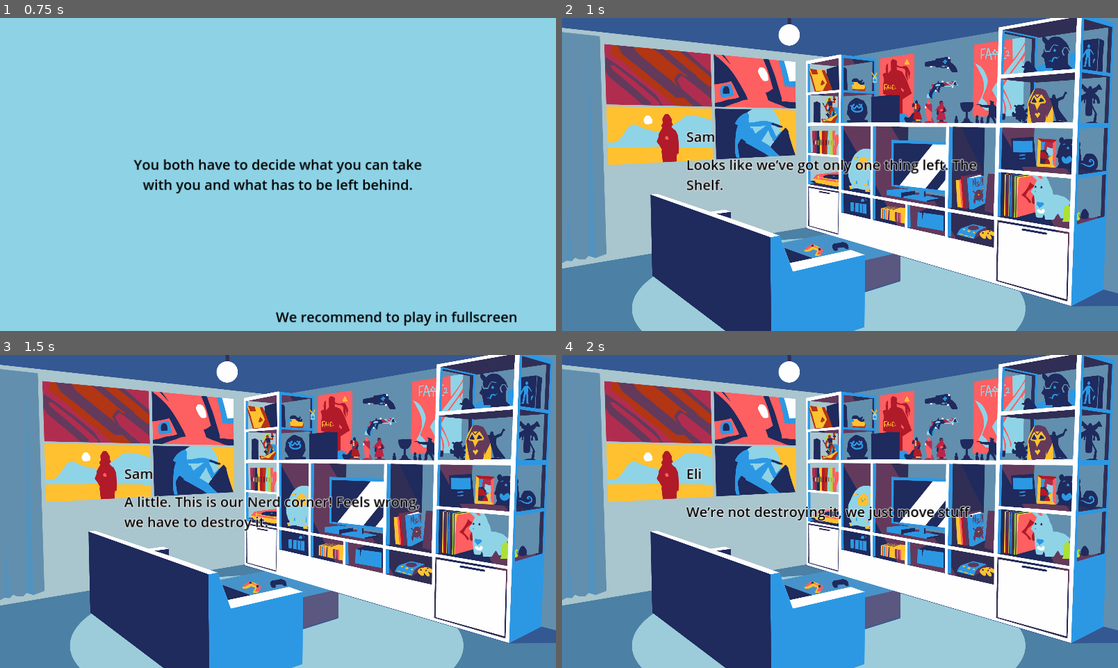
Above: before the commit, frames 1-4 (two rows, left to right).
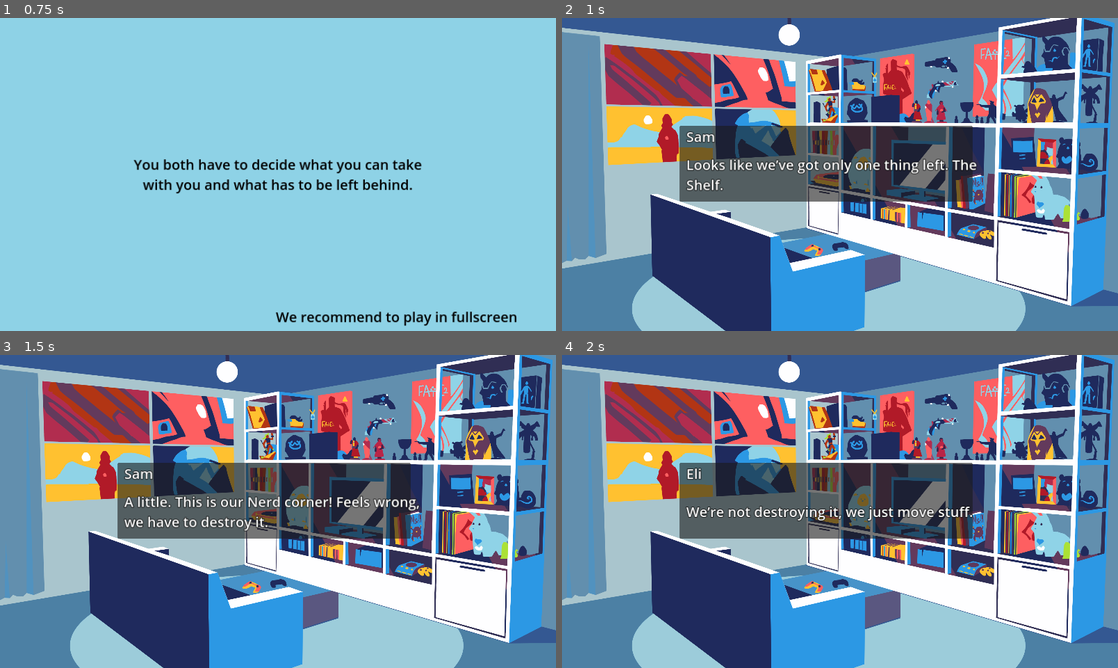
Above: after the commit, the same moments.

Repository: milana-94888u/by-the-shelf
Game: Godot game, scene res://src/scenes/ui/game_start_screen/game_start_screen.tscn
The game is run twice, just before and just after one commit, with the same random seed, the same clock (stepped at 60 frames per second) and the same inputs.
Inputs (mouse positions are in pixels of both pictures, inside the frame that each line leads up to):
- Up to frame 1 (0.75 s): tap Enter (ui_accept) at 0.5 s; move the mouse to (400, 158) at 0.52 s; click (400, 158) at 0.67 s
- Up to frame 2 (1 s): tap Enter (ui_accept) at 0.77 s
- Up to frame 3 (1.5 s): tap Enter (ui_accept) at 1.25 s; move the mouse to (166, 527) at 1.27 s; click (166, 527) at 1.42 s
- Up to frame 4 (2 s): tap Enter (ui_accept) at 1.52 s

Frame 1 is identical in both runs. In frame 2, 13% of the frame differs, in the area x 21-75%, y 34-59%; in frame 3, 13%; in frame 4, 13%, in the area x 21-74%, y 34-59%.

Commit message:
few game polishes

Diff:
--- a/src/scenes/items/item.gd
+++ b/src/scenes/items/item.gd
@@ -54,4 +54,6 @@
 	sprite.visible = not is_item_taken
 	ItemsSelectionManager.remove_active_item(self)
 	RelationshipManager.unregister_item(self)
-	dialog.hide()
+	var tween := get_tree().create_tween()
+	tween.tween_property(dialog, "modulate", Color.TRANSPARENT, 0.15)
+	tween.tween_callback(dialog.hide)
--- a/src/scenes/ui/dialog/dialog.gd
+++ b/src/scenes/ui/dialog/dialog.gd
@@ -41,6 +41,7 @@
 
 func show_dialog(dialog: ItemDialog, item_data: ItemData) -> void:
 	show()
+	modulate = Color.WHITE
 	dialog_stack.push_back(DialogLinesRow.new(dialog.lines))
 	item_name_label.text = item_data.item_name
 	if item_data.item_closeup_texture:
--- a/src/scenes/ui/dialog/dialog.tscn
+++ b/src/scenes/ui/dialog/dialog.tscn
@@ -40,7 +40,7 @@
 size_flags_vertical = 8
 
 [node name="DialogPanel" type="Panel" parent="HSplitContainer/DialogSide/DialogBox"]
-custom_minimum_size = Vector2(0, 460)
+custom_minimum_size = Vector2(0, 480)
 layout_mode = 2
 mouse_filter = 1
 
--- a/src/scenes/ui/game_end_screen/game_end_screen.gd
+++ b/src/scenes/ui/game_end_screen/game_end_screen.gd
@@ -4,6 +4,13 @@
 @export var start_scene: PackedScene
 
 
+func _ready() -> void:
+	if RelationshipManager.relationship > 0:
+		$VBoxContainer/Label.text = "You managed the changes well.\nYou still talk frequently and are good friends."
+	else:
+		$VBoxContainer/Label.text = "You managed the changes poorly.\nYou still talk sometimes, but it feels like something changed."
+
+
 func _on_restart_button_pressed() -> void:
 	RelationshipManager.relationship = 0.0
 	get_tree().change_scene_to_packed(start_scene)
--- a/src/scenes/ui/game_end_screen/game_end_screen.tscn
+++ b/src/scenes/ui/game_end_screen/game_end_screen.tscn
@@ -5,7 +5,7 @@
 
 [sub_resource type="Theme" id="Theme_if0r7"]
 default_font_size = 64
-Label/colors/font_outline_color = Color(0.219608, 0.219608, 0.219608, 1)
+Label/colors/font_outline_color = Color(0, 0, 0, 1)
 Label/constants/outline_size = 10
 
 [node name="GameEndScreen" type="Control"]
@@ -29,6 +29,7 @@
 color = Color(0.556863, 0.823529, 0.901961, 1)
 
 [node name="VBoxContainer" type="VBoxContainer" parent="."]
+custom_minimum_size = Vector2(0, 600)
 layout_mode = 1
 anchors_preset = 8
 anchor_left = 0.5
@@ -41,14 +42,35 @@
 offset_bottom = 95.5
 grow_horizontal = 2
 grow_vertical = 2
+alignment = 1
 
 [node name="Label" type="Label" parent="VBoxContainer"]
+custom_minimum_size = Vector2(1900, 0)
 layout_mode = 2
-text = "The game finished"
+size_flags_vertical = 0
+text = "You managed the changes poorly.
+You still talk sometimes, but it feels like something changed."
+horizontal_alignment = 1
 
-[node name="RestartButton" type="Button" parent="VBoxContainer"]
+[node name="Control" type="Control" parent="VBoxContainer"]
 layout_mode = 2
+size_flags_vertical = 3
+
+[node name="RestartButton" type="Button" parent="VBoxContainer/Control"]
+layout_mode = 1
+anchors_preset = 7
+anchor_left = 0.5
+anchor_top = 1.0
+anchor_right = 0.5
+anchor_bottom = 1.0
+offset_left = -116.0
+offset_top = -96.0
+offset_right = 116.0
+grow_horizontal = 2
+grow_vertical = 0
+size_flags_horizontal = 4
+size_flags_vertical = 0
 mouse_default_cursor_shape = 2
 text = "Restart"
 
-[connection signal="pressed" from="VBoxContainer/RestartButton" to="." method="_on_restart_button_pressed"]
+[connection signal="pressed" from="VBoxContainer/Control/RestartButton" to="." method="_on_restart_button_pressed"]
--- a/src/scenes/ui/intro/intro.tscn
+++ b/src/scenes/ui/intro/intro.tscn
@@ -9,21 +9,12 @@
 content_margin_left = 12.0
 content_margin_right = 12.0
 
-[sub_resource type="StyleBoxFlat" id="StyleBoxFlat_w02rq"]
-bg_color = Color(0.6, 0.6, 0.6, 0)
-border_width_left = 20
-border_width_top = 20
-border_width_right = 20
-border_width_bottom = 20
-border_color = Color(0, 0, 0, 1)
-
 [sub_resource type="Theme" id="Theme_4uypa"]
 default_font_size = 64
-Label/colors/font_color = Color(0, 0, 0, 1)
-Label/colors/font_outline_color = Color(1, 1, 1, 1)
+Label/colors/font_color = Color(1, 1, 1, 1)
+Label/colors/font_outline_color = Color(0, 0, 0, 1)
 Label/constants/outline_size = 10
 Label/styles/normal = SubResource("StyleBoxEmpty_0s35v")
-Panel/styles/panel = SubResource("StyleBoxFlat_w02rq")
 
 [sub_resource type="Resource" id="Resource_sc2r6"]
 script = ExtResource("2_acxdw")
@@ -71,6 +62,13 @@
 grow_vertical = 2
 texture = ExtResource("4_ceqah")
 
+[node name="Panel" type="Panel" parent="."]
+layout_mode = 0
+offset_left = 542.0
+offset_top = 497.0
+offset_right = 1890.0
+offset_bottom = 844.0
+
 [node name="LineLabel" type="Label" parent="."]
 custom_minimum_size = Vector2(1440, 0)
 layout_mode = 1
--- a/src/scenes/ui/outro/bad_outro.tscn
+++ b/src/scenes/ui/outro/bad_outro.tscn
@@ -8,10 +8,10 @@
 [node name="Background" parent="." index="0"]
 texture = ExtResource("2_q0mwn")
 
-[node name="LineLabel" parent="." index="1"]
+[node name="LineLabel" parent="." index="2"]
 offset_left = 1200.0
 offset_right = 2200.0
 
-[node name="SaidByLabel" parent="." index="2"]
+[node name="SaidByLabel" parent="." index="3"]
 offset_left = 1200.0
 offset_right = 2200.0
--- a/src/scenes/ui/outro/good_outro.tscn
+++ b/src/scenes/ui/outro/good_outro.tscn
@@ -52,7 +52,10 @@
 [node name="Background" parent="." index="0"]
 texture = ExtResource("2_rkw0c")
 
-[node name="LineLabel" parent="." index="1"]
+[node name="Panel" parent="." index="1"]
+visible = false
+
+[node name="LineLabel" parent="." index="2"]
 custom_minimum_size = Vector2(1000, 0)
 anchors_preset = 4
 anchor_left = 0.0
@@ -61,7 +64,7 @@
 offset_right = 1100.0
 grow_horizontal = 1
 
-[node name="SaidByLabel" parent="." index="2"]
+[node name="SaidByLabel" parent="." index="3"]
 custom_minimum_size = Vector2(1000, 0)
 anchors_preset = 4
 anchor_left = 0.0
Not shown: 1 places in src/scenes/ui/intro/intro.tscn that only renumber resources
